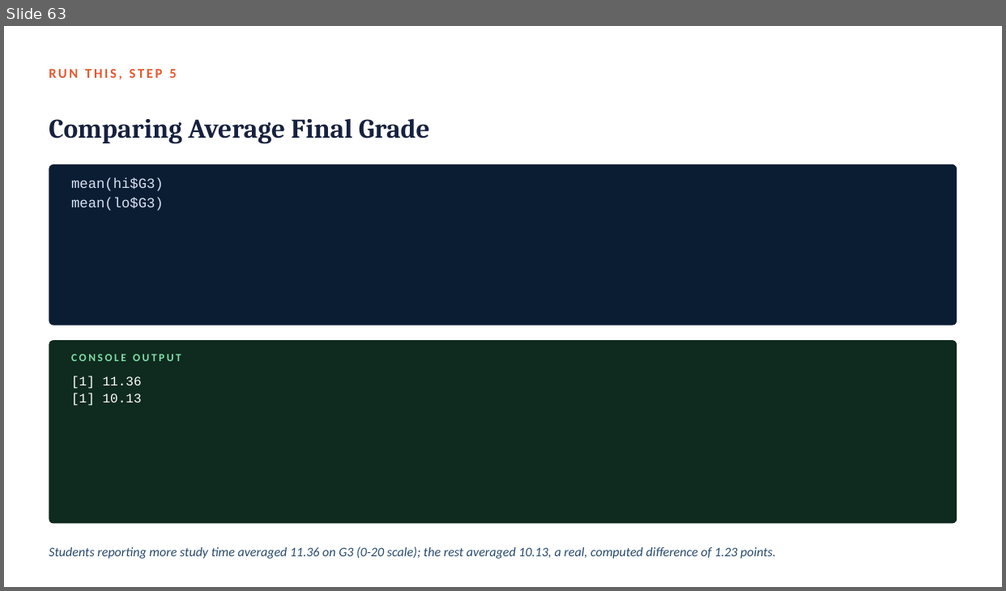
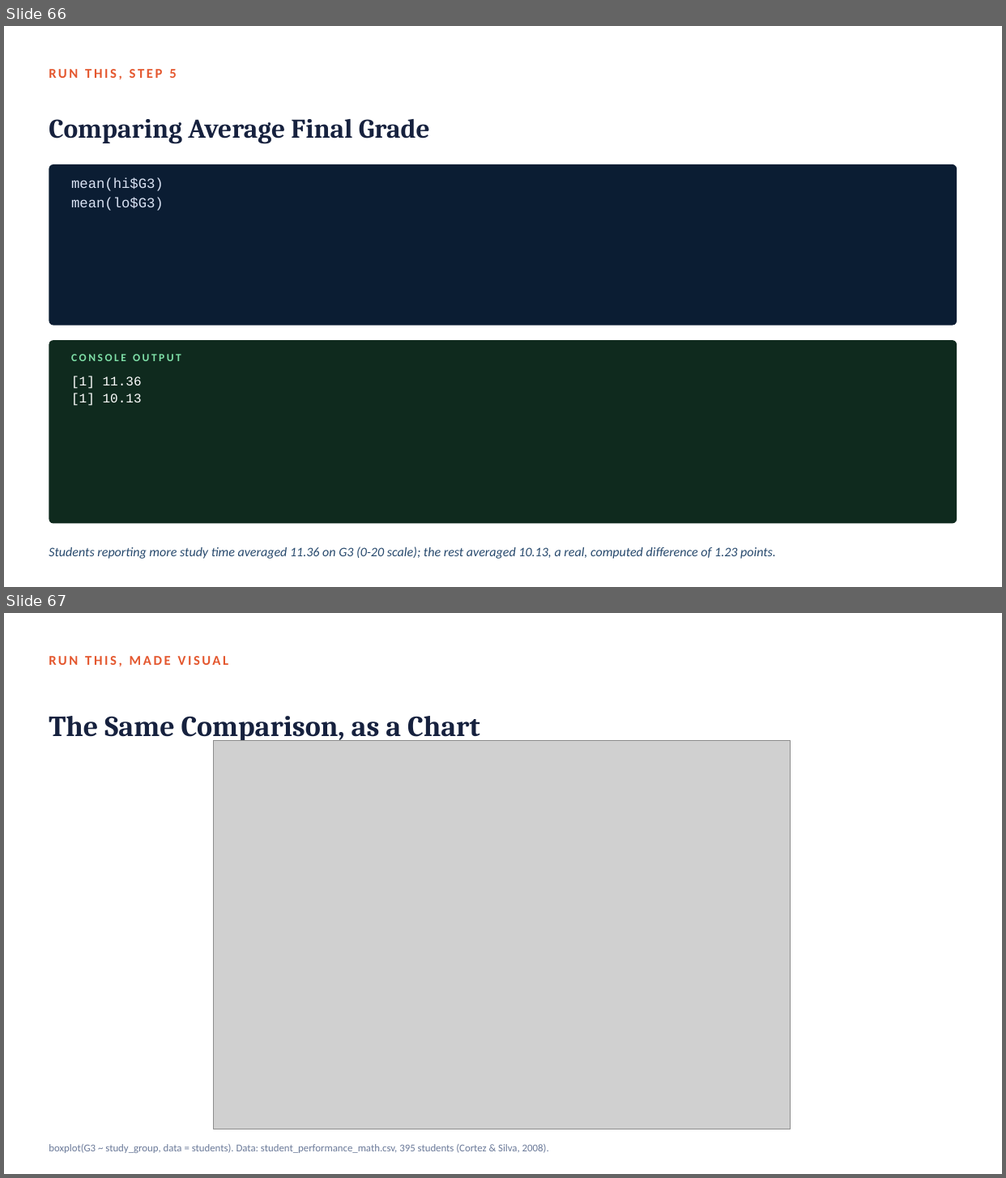
Before and after one commit to fmurital/Teaching-Curriculum, a slide deck: DATA-3230-Data-Visualization/01_Getting_Started_with_R_and_RStudio/Lecture_Slides/Module01_Getting_Started_with_R_and_RStudio.pptx. Shown one above the other, each under a label of ours: slide 63 before the commit, slides 66 and 67 after it. The pictures are 1006x591 and 1006x1178 pixels, drawn with LibreOffice and Linux fonts; fonts in the diff are those of the drawing; grey boxes stand for pictures. Boxes give left, top, right and bottom in pixels: in the first picture for what was removed or moved away, otherwise in the second. Text is boxed around its words. In the diff, an @@ line names an element or a change of style, - is before the commit and + after.

Commit message:
Add four real charts to the Module 1 deck (78 slides)
Module 1 leaned heavily on text/console-output cards with only one
actual chart in the whole deck, which is a weak showing for a data
visualization course's own teaching material. Adds four new chart
slides, each generated from the same real data already used
everywhere else in the module and now reproducible from the same
module1_first_look.R script: a sale-price histogram with mean/median
marked (visualizing the five-number-summary skew discussion), a bar
chart of average living area by neighborhood (mirroring the
sale-price chart for the practice-exercise reveal), a histogram of
the student dataset's final grade (G3), and a boxplot comparing G3
across the two study-time groups (turning the hi/lo mean comparison
into an actual chart rather than two printed numbers).

```diff
--- a/DATA-3230-Data-Visualization/01_Getting_Started_with_R_and_RStudio/Lecture_Slides/Module01_Getting_Started_with_R_and_RStudio.pptx
+++ b/DATA-3230-Data-Visualization/01_Getting_Started_with_R_and_RStudio/Lecture_Slides/Module01_Getting_Started_with_R_and_RStudio.pptx
@@ slide 67 added at [4, 613, 1002, 1174], background #FFFFFF @@
@@ text added at [49, 656, 229, 666], 13 pt, text #E4572E, bold @@
+RUN THIS, MADE VISUAL
@@ text added at [49, 716, 480, 743], 28 pt, text #16213E, bold @@
+The Same Comparison, as a Chart
@@ picture added at [214, 740, 790, 1130] @@
@@ text added at [49, 1144, 549, 1153], 10 pt, text #6B7A99 @@
+boxplot(G3 ~ study_group, data = students). Data: student_performance_math.csv, 395 students (Cortez & Silva, 2008).
@@ what was slide 63 is now slide 66 @@
```
Also in this commit, not shown: 1 slide changed, 3 other slides added, 5 other files.
